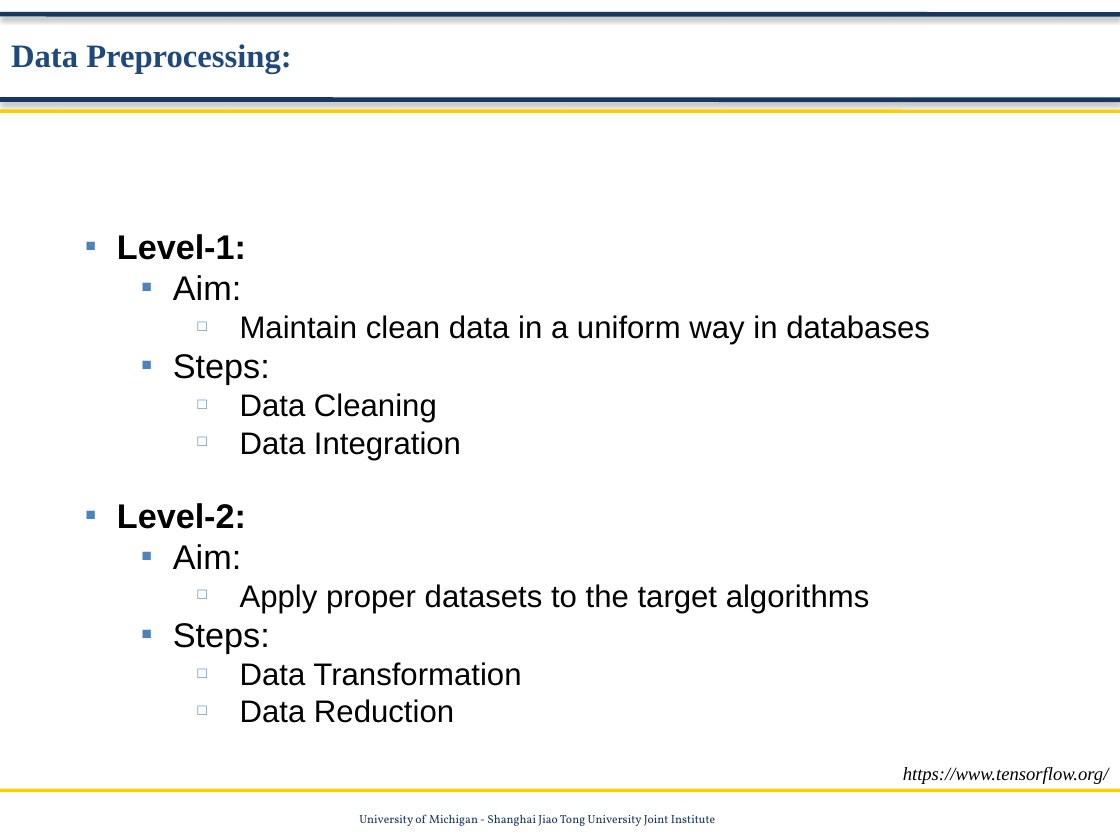
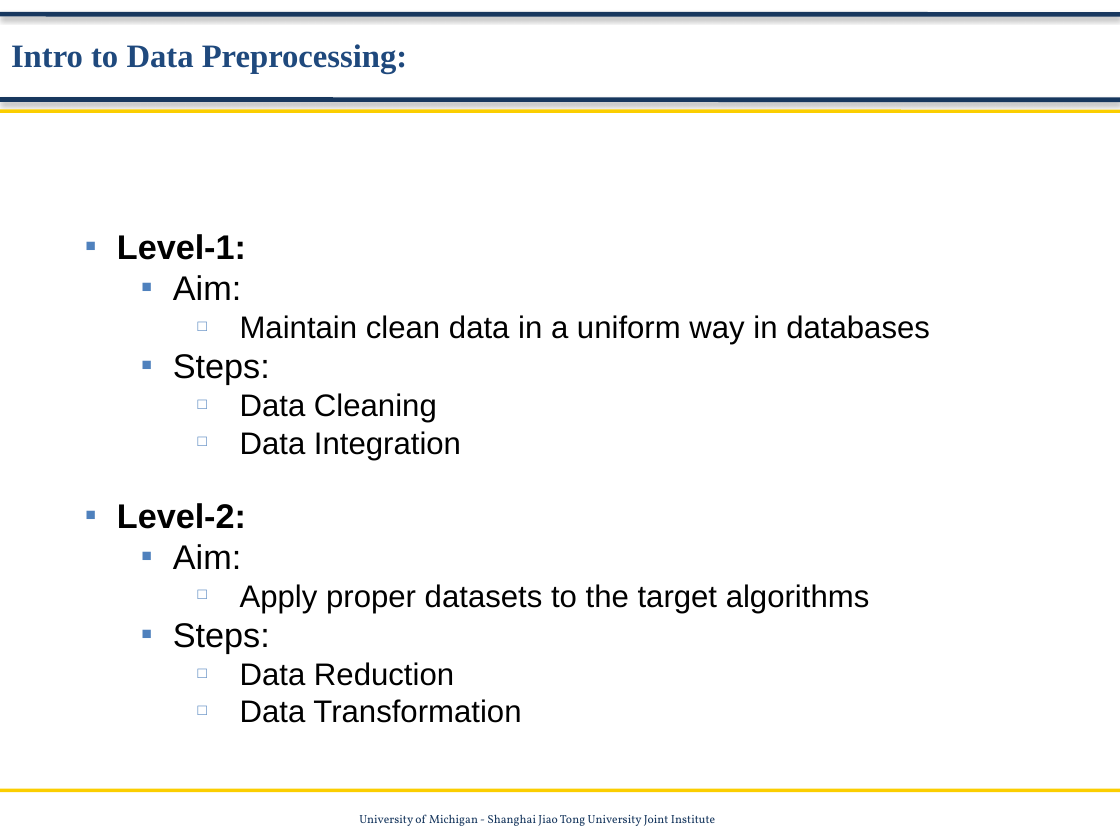
Before and after one commit to Data-Mining-UMJI/Data-Storage-Under-Revise, a slide deck: slide 5 of Preprocessing/Data Preprocessing.pptx (slide 2 before the commit). Drawn at 1120x840 pixels with LibreOffice and Linux fonts; fonts in the diff are those of the drawing; background and template pictures are left out. Boxes give left, top, right and bottom in pixels: in the first picture for what was removed or moved away, otherwise in the second. Text is boxed around its words. In the diff, an @@ line names an element or a change of style, - is before the commit and + after.

```diff
--- a/Preprocessing/Data Preprocessing.pptx
+++ b/Preprocessing/Data Preprocessing.pptx
@@ text at (11, 44, 407, 74): text changed @@
-Data Preprocessing:
+Intro to Data Preprocessing:
@@ text at (240, 662, 454, 686): paragraph added @@
+    □ Data Reduction
@@ text at (240, 699, 454, 723): paragraph removed @@
-    □ Data Reduction
@@ text removed at (903, 767, 1109, 784) @@
-https://www.tensorflow.org/
```
Also in this commit, not shown: 10 other slides changed, 14 slides added, 1 slide removed, 2 other files.
